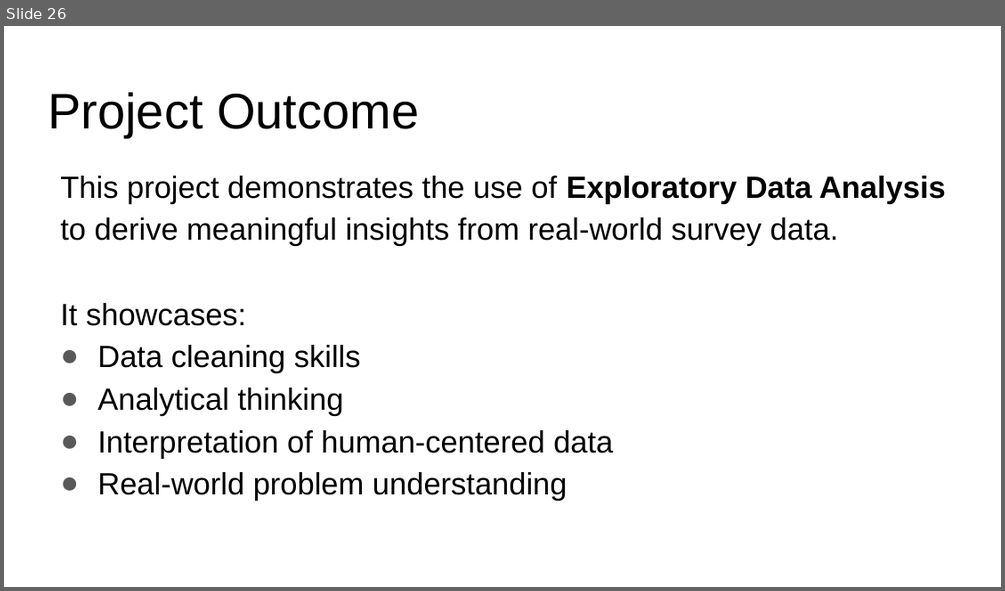
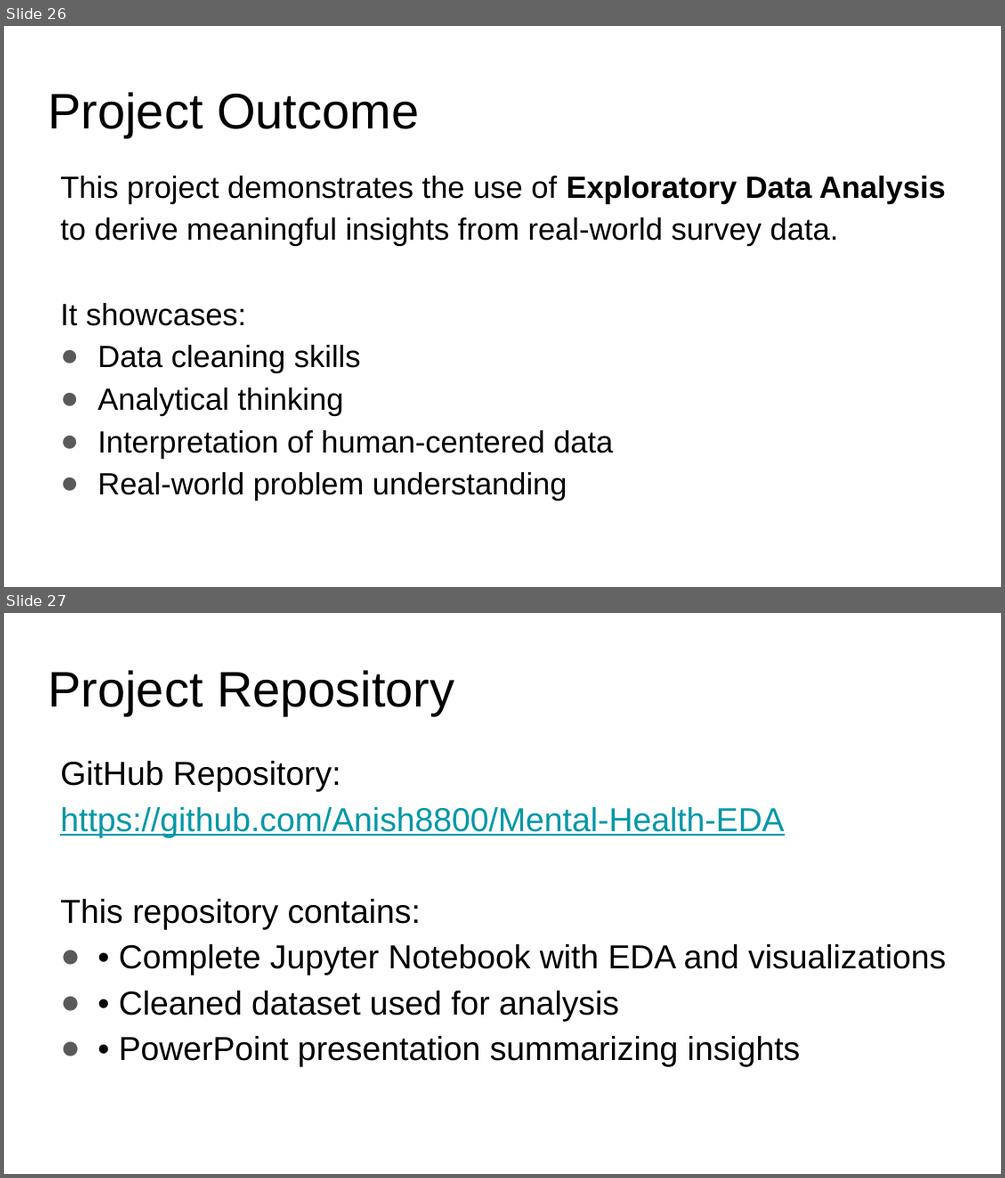
Before and after one commit to Anish8800/Mental-Health-EDA, a slide deck: Mental Health in Tech Survey.pptx. Shown one above the other, each under a label of ours: slide 26 before the commit, slides 26 and 27 after it. The pictures are 1005x591 and 1005x1178 pixels, drawn with LibreOffice and Linux fonts; fonts in the diff are those of the drawing. Boxes give left, top, right and bottom in pixels: in the first picture for what was removed or moved away, otherwise in the second. Text is boxed around its words. In the diff, an @@ line names an element or a change of style, - is before the commit and + after.

Commit message:
Update presentation with GitHub repository link

```diff
--- a/Mental Health in Tech Survey.pptx
+++ b/Mental Health in Tech Survey.pptx
@@ slide 27 added at (4, 613, 1001, 1174), background #FFFFFF @@
@@ title added at (48, 670, 455, 714), 36 pt, text #000000 @@
+Project Repository
@@ text added at (60, 761, 946, 1067), 24 pt, text #000000 @@
+GitHub Repository:
+https://github.com/Anish8800/Mental-Health-EDA
+This repository contains:
+● • Complete Jupyter Notebook with EDA and visualizations
+● • Cleaned dataset used for analysis
+● • PowerPoint presentation summarizing insights
```
Also in this commit, not shown: 1 slide changed.
